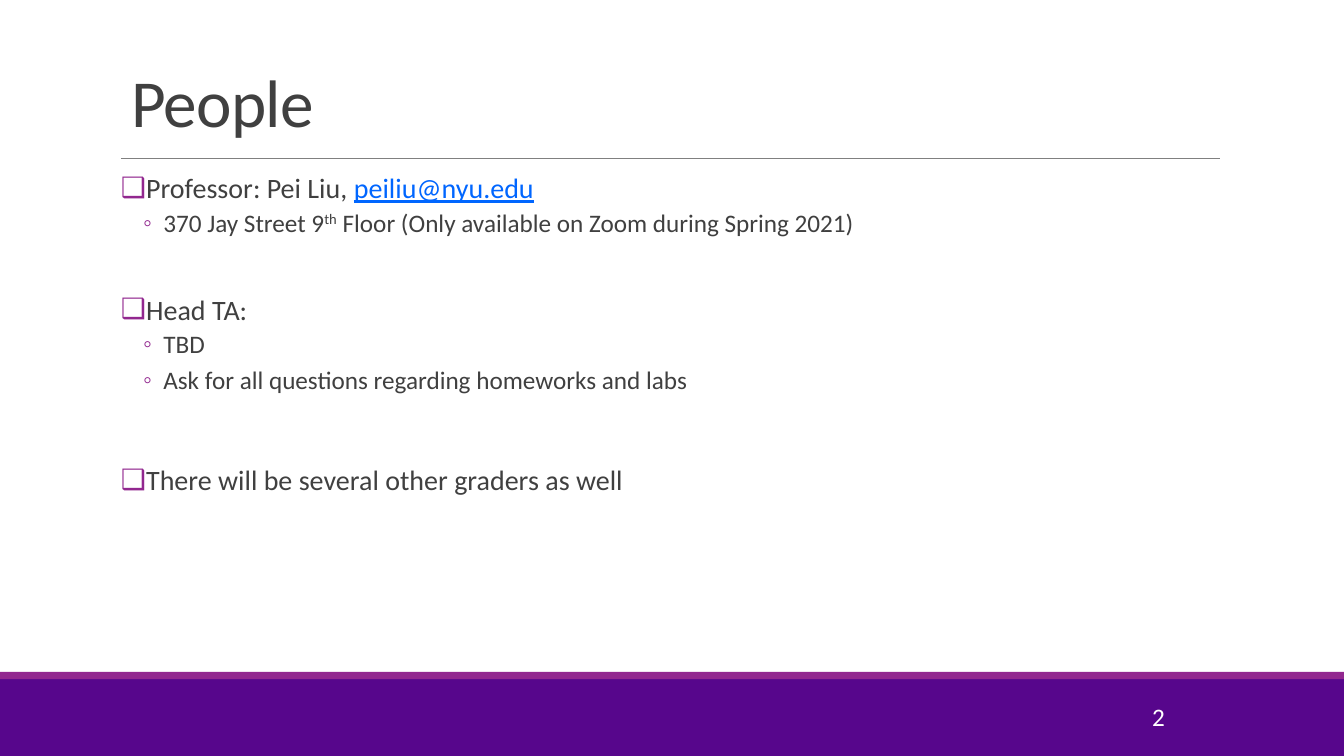
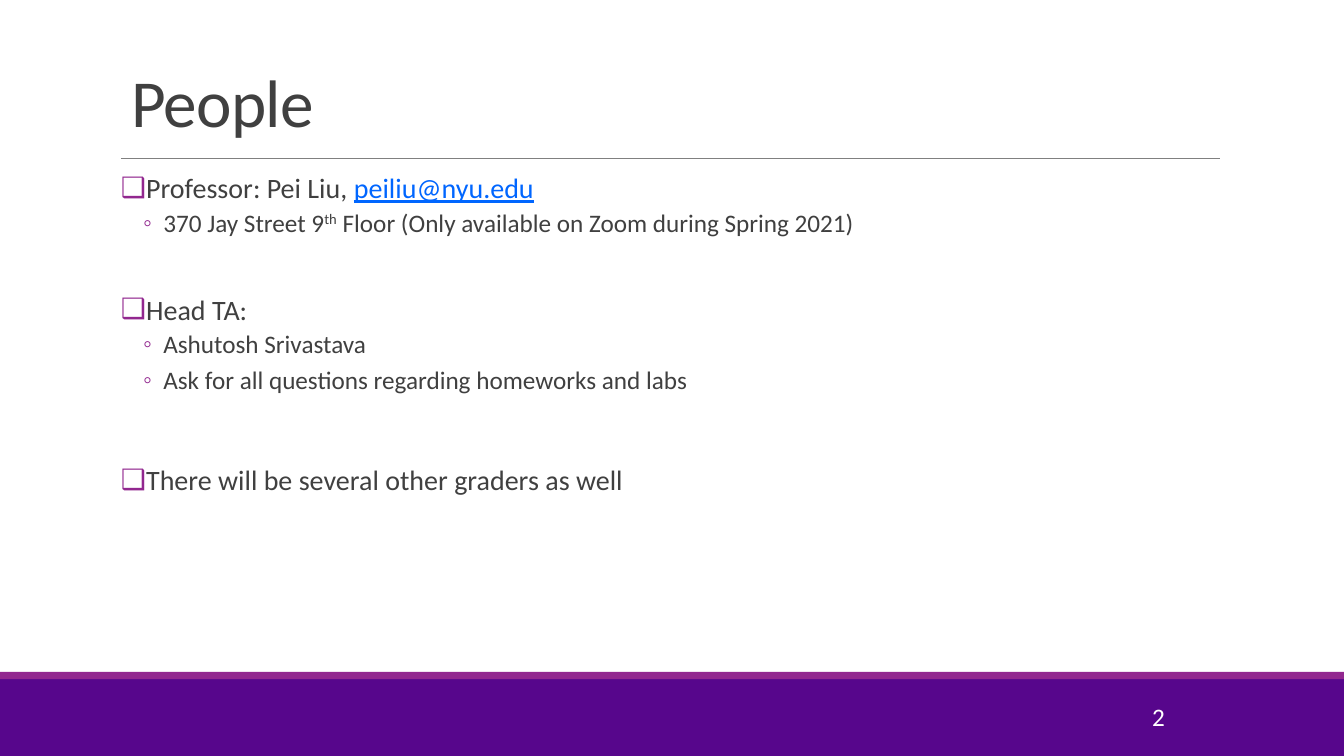
Before and after one commit to pliugithub/MachineLearning, a slide deck: slide 2 of lectures/CourseAdmin.pptx. Drawn at 1344x756 pixels with LibreOffice and Linux fonts; fonts in the diff are those of the drawing; background and template pictures are left out. Boxes give left, top, right and bottom in pixels: in the first picture for what was removed or moved away, otherwise in the second. Text is boxed around its words. In the diff, an @@ line names an element or a change of style, - is before the commit and + after.

```diff
--- a/lectures/CourseAdmin.pptx
+++ b/lectures/CourseAdmin.pptx
@@ text at (163,335,366,353): text changed @@
-  ◦ TBD
+  ◦ Ashutosh Srivastava
```
Also in this commit, not shown: 2 other slides changed, 4 other files.
